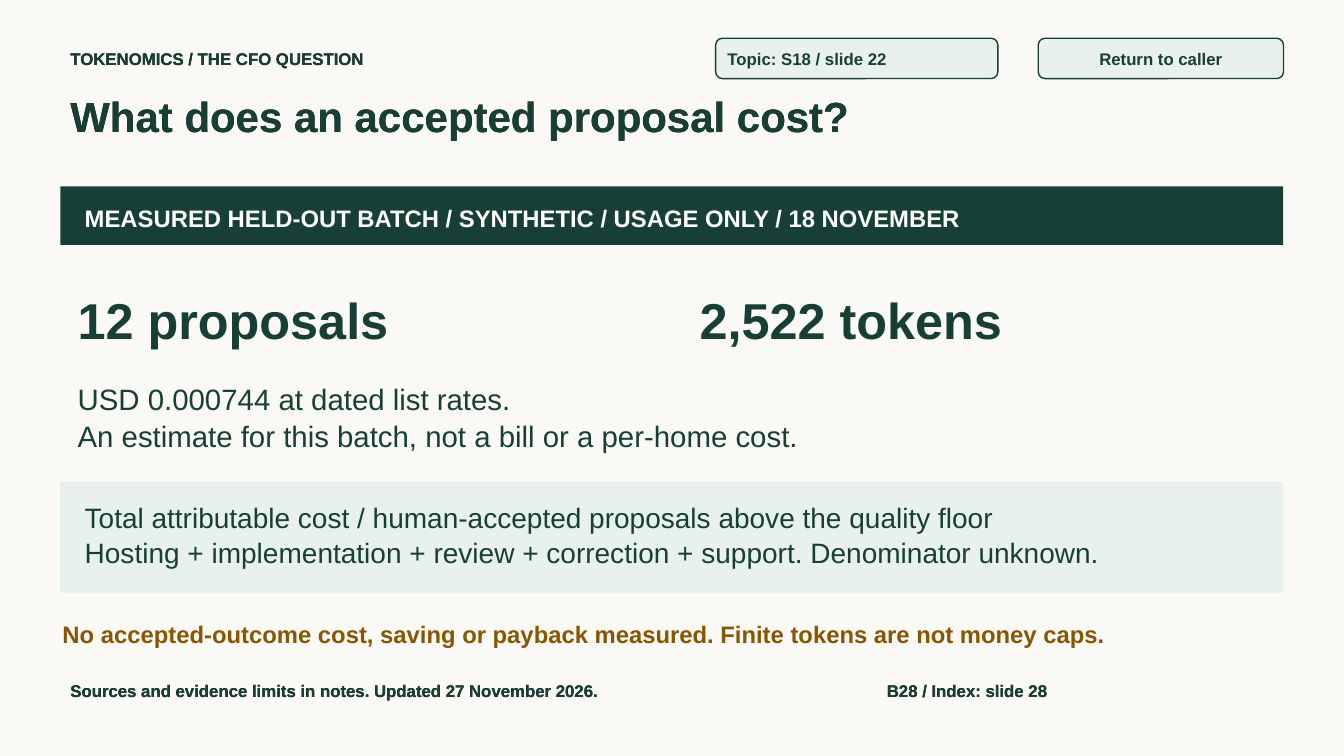
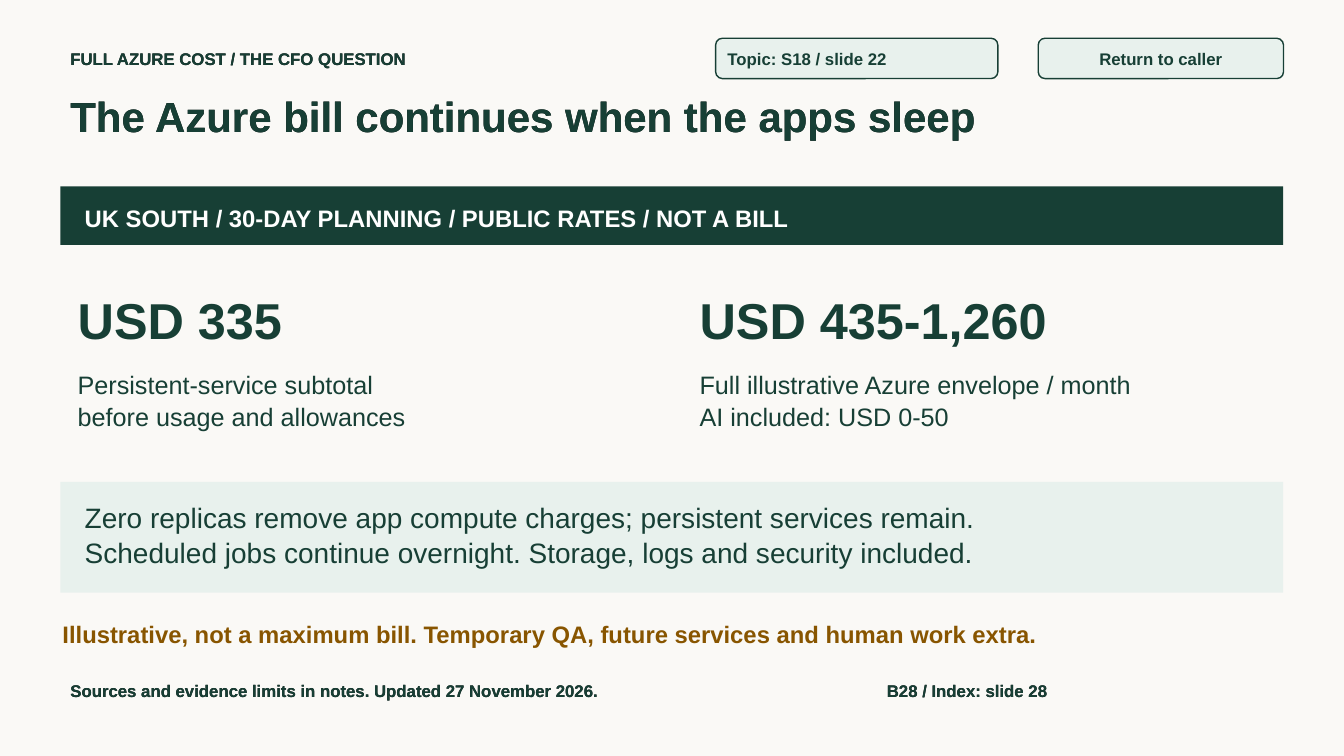
Before and after one commit to jmservera/ama, a slide deck: slide 56 of docs/capstone/deck/zava-forward-cowork-v2-draft.pptx. Drawn at 1344x756 pixels with LibreOffice and Linux fonts; fonts in the diff are those of the drawing. Boxes give left, top, right and bottom in pixels: in the first picture for what was removed or moved away, otherwise in the second. Text is boxed around its words. In the diff, an @@ line names an element or a change of style, - is before the commit and + after.

```diff
--- a/docs/capstone/deck/zava-forward-cowork-v2-draft.pptx
+++ b/docs/capstone/deck/zava-forward-cowork-v2-draft.pptx
@@ text at [70, 53, 406, 69]: text changed @@
-TOKENOMICS / THE CFO QUESTION
+FULL AZURE COST / THE CFO QUESTION
@@ text at [70, 101, 975, 141]: text changed @@
-What does an accepted proposal cost?
+The Azure bill continues when the apps sleep
@@ text at [85, 210, 788, 228]: text changed @@
-MEASURED HELD-OUT BATCH / SYNTHETIC / USAGE ONLY / 18 NOVEMBER
+UK SOUTH / 30-DAY PLANNING / PUBLIC RATES / NOT A BILL
@@ text at [78, 304, 282, 340]: text changed @@
-12 proposals
+USD 335
@@ text at [700, 304, 1047, 347]: text changed @@
-2,522 tokens
+USD 435-1,260
@@ text at [78, 375, 406, 432]: text changed; size 21 to 18 pt @@
-USD 0.000744 at dated list rates.
-An estimate for this batch, not a bill or a per-home cost.
+Persistent-service subtotal
+before usage and allowances
@@ text added at [700, 375, 1131, 427], 18 pt, text #173F35 @@
+Full illustrative Azure envelope / month
+AI included: USD 0-50
@@ text at [85, 507, 974, 569]: text changed; size 17 to 20 pt; text colour #885500 to #173F35; bold off @@
-No accepted-outcome cost, saving or payback measured. Finite tokens are not money caps.
+Zero replicas remove app compute charges; persistent services remain.
+Scheduled jobs continue overnight. Storage, logs and security included.
@@ text removed at [85, 507, 1099, 569] @@
-Total attributable cost / human-accepted proposals above the quality floor
-Hosting + implementation + review + correction + support. Denominator unknown.
@@ text added at [62, 625, 1036, 648], 17 pt, text #885500, bold @@
+Illustrative, not a maximum bill. Temporary QA, future services and human work extra.
```
Also in this commit, not shown: 2 other slides changed, 17 other files.
